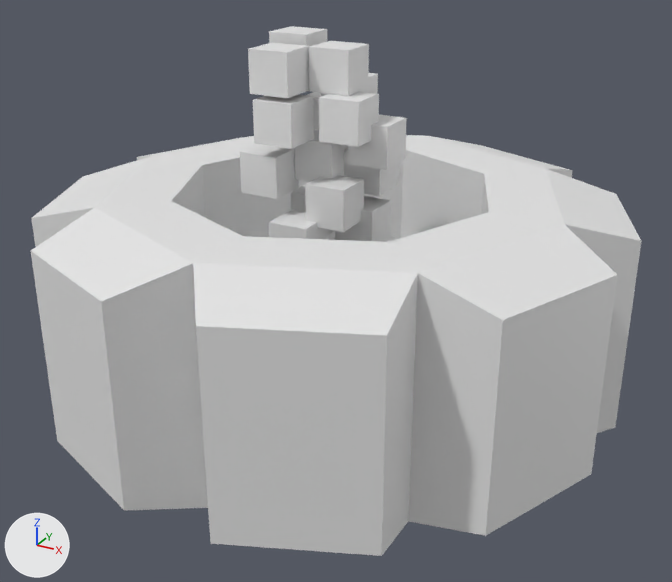
The Blender file Assets/Models/tower_freeze.blend: old version first, new version second.
Before and after are seen from a camera (50 mm lens) standing at (2.97, -5.39, 2.73) and looking at (0.09, -0.15, 0.11). Lighting does not change. The marker at lower left points along +X, +Y and +Z.
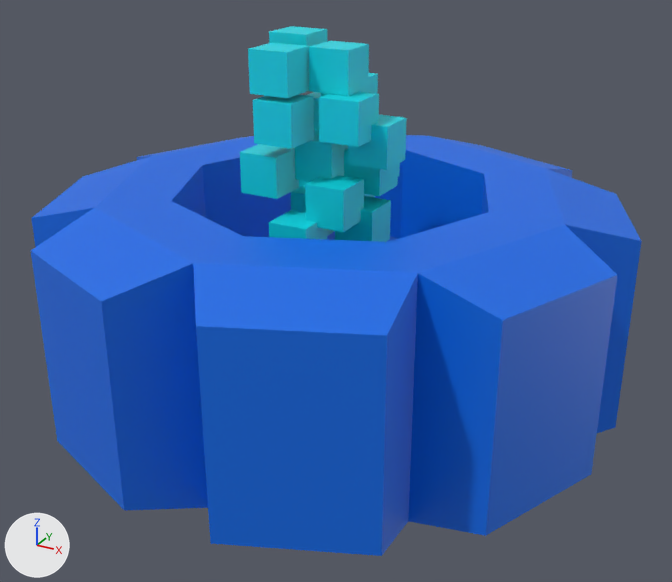
Commit message: Add towers images

Changed parts and their boxes (x1, y1, x2, y2) in the pictures (672 x 582 px):
'Cylinder', recoloured (grey to blue)
    both: (31, 135, 641, 556)
'Cube', recoloured (grey to cyan)
    both: (240, 26, 407, 242)

What the commit changed:
Material 'Material.002' (mat_material_002) is new.
Its base color is (0.0, 0.709, 0.801) (cyan #00dbe7).
Material 'Material.001' (mat_material_001) is new.
Its base color is (0.0, 0.148, 0.801) (blue #006be7).
me_cylinder has 80 vertices, 74 faces and spans x -1.26..1.26, y -1.26..1.26, z -1.0..1.0.
me_cylinder now uses material mat_material_001 (blue #006be7).
me_cube_002 has 144 vertices, 108 faces and spans x -2.41..4.35, y -4.04..3.07, z -1.53..8.57.
me_cube_002 now uses material mat_material_002 (cyan #00dbe7).
